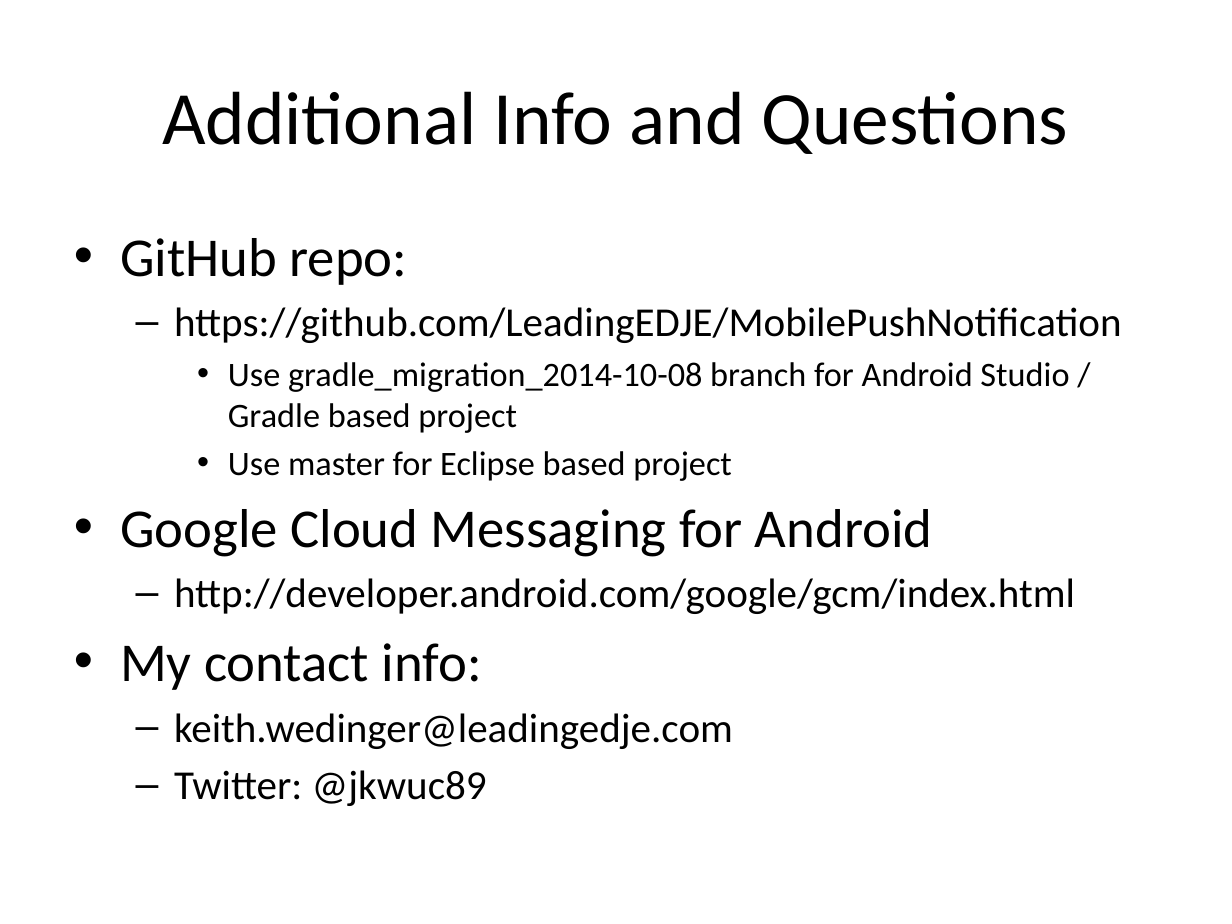
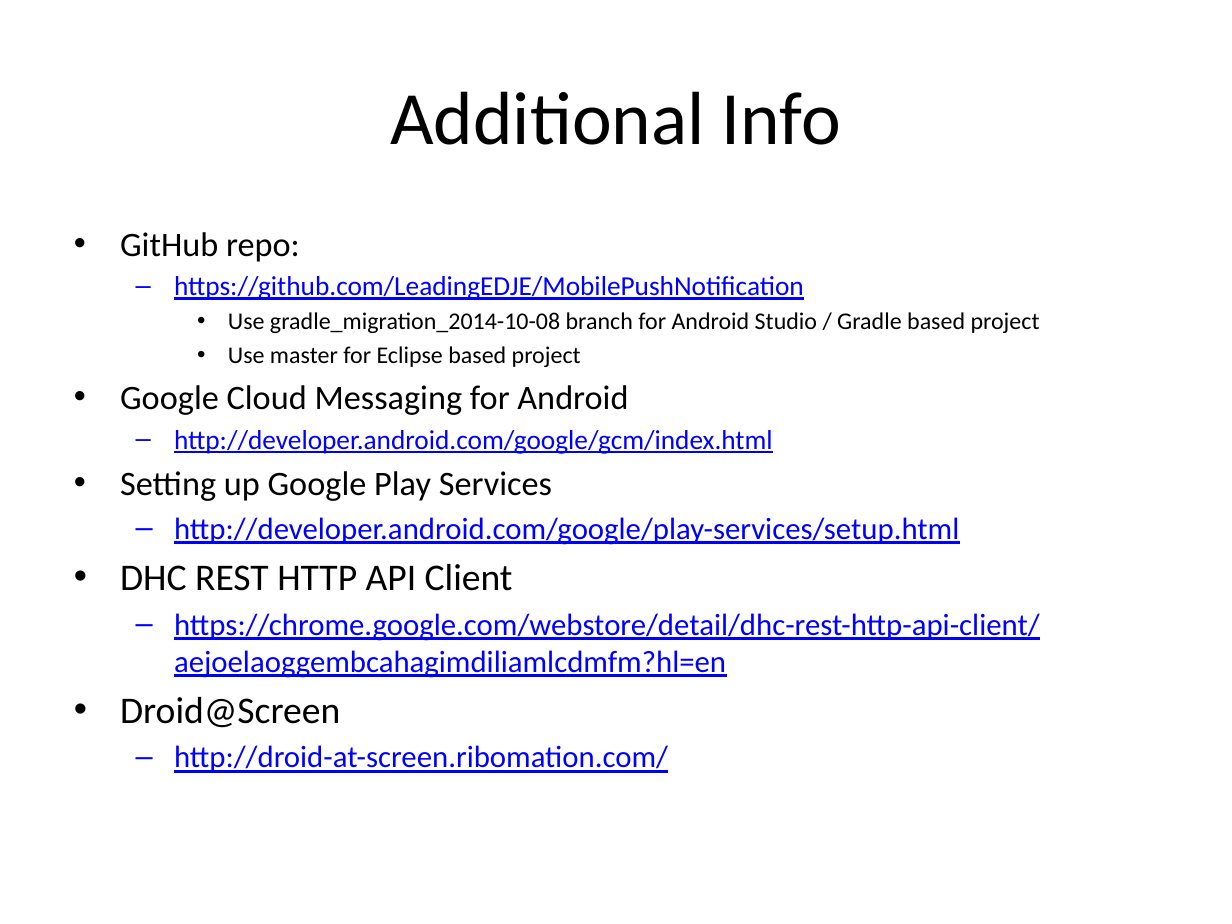
Before and after one commit to LeadingEDJE/MobilePushNotification, a slide deck: slide 20 of Implementing Push Notification in Android.pptx (slide 19 before the commit). Drawn at 1232x924 pixels with LibreOffice and Linux fonts; fonts in the diff are those of the drawing; background and template pictures are left out. Boxes give left, top, right and bottom in pixels: in the first picture for what was removed or moved away, otherwise in the second. Text is boxed around its words. In the diff, an @@ line names an element or a change of style, - is before the commit and + after.

```diff
--- a/Implementing Push Notification in Android.pptx
+++ b/Implementing Push Notification in Android.pptx
@@ title at [390,91,841,145]: text changed @@
-Additional Info and Questions
+Additional Info
@@ text at [120,232,1040,454]: size 32 to 20 pt in "GitHub repo:", "Google Cloud Messaging for Android"; size 24 to 16 pt, text colour #000000 to #0000FF, underline on in "https://github.com/LeadingEDJE/MobilePushNotification", "http://developer.android.com/google/gcm/index.html"; size 20 to 14 pt in "Use gradle_migration_2014-10-08 branch for Android Studio / ...", "Use master for Eclipse based project"; less space between paragraphs @@
@@ text at [120,471,1040,773]: text changed; size 24 to 18 pt; text colour #000000 to #0000FF @@
-• My contact info:
-  – keith.wedinger@leadingedje.com
-  – Twitter: @jkwuc89
+• Setting up Google Play Services
+  – http://developer.android.com/google/play-services/setup.html
+• DHC REST HTTP API Client
+  – https://chrome.google.com/webstore/detail/dhc-rest-http-api-client/aejoelaoggembcahagimdiliamlcdmfm?hl=en
+• Droid@Screen
+  – http://droid-at-screen.ribomation.com/
```
Also in this commit, not shown: 2 other slides changed, 2 slides added.
